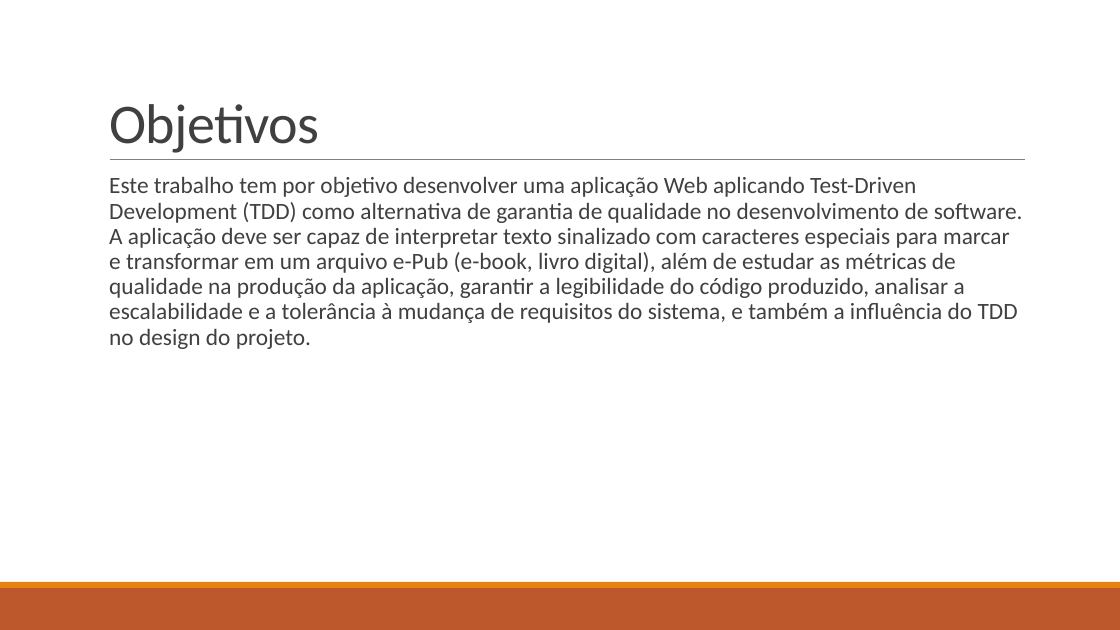
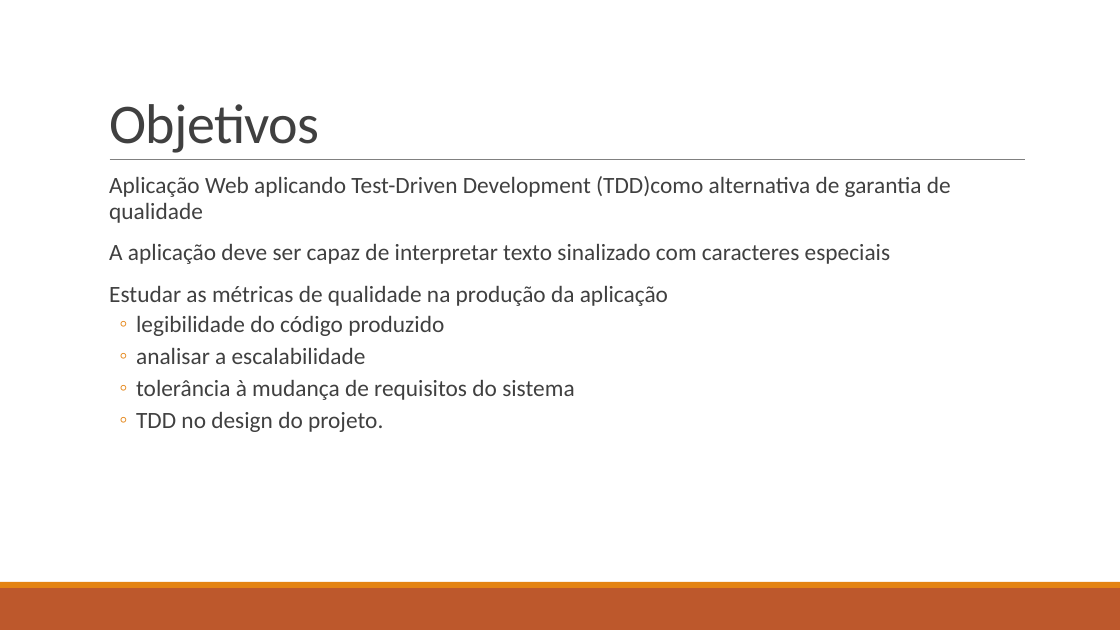
Before and after one commit to vtferrari/TCCGeradorEpub, a slide deck: slide 3 of doc/Test-Driven Development como alternativa de garantia de qualidade.pptx. Drawn at 1120x630 pixels with LibreOffice and Linux fonts; fonts in the diff are those of the drawing. Boxes give left, top, right and bottom in pixels: in the first picture for what was removed or moved away, otherwise in the second. Text is boxed around its words. In the diff, an @@ line names an element or a change of style, - is before the commit and + after.

```diff
--- a/doc/Test-Driven Development como alternativa de garantia de qualidade.pptx
+++ b/doc/Test-Driven Development como alternativa de garantia de qualidade.pptx
@@ text at (x1=109, y1=176, x2=951, y2=432): text changed @@
-  Este trabalho tem por objetivo desenvolver uma aplicação Web aplicando Test-Driven Development (TDD) como alternativa de garantia de qualidade no desenvolvimento de software. A aplicação deve ser capaz de interpretar texto sinalizado com caracteres especiais para marcar e transformar em um arquivo e-Pub (e-book, livro digital), além de estudar as métricas de qualidade na produção da aplicação, garantir a legibilidade do código produzido, analisar a escalabilidade e a tolerância à mudança de requisitos do sistema, e também a influência do TDD no design do projeto.
+  Aplicação Web aplicando Test-Driven Development (TDD)como alternativa de garantia de qualidade
+  A aplicação deve ser capaz de interpretar texto sinalizado com caracteres especiais
+  Estudar as métricas de qualidade na produção da aplicação
+  ◦ legibilidade do código produzido
+  ◦ analisar a escalabilidade
+  ◦ tolerância à mudança de requisitos do sistema
+  ◦ TDD no design do projeto.
```
Also in this commit, not shown: 10 other slides changed, 2 slides added, 1 slide removed.
